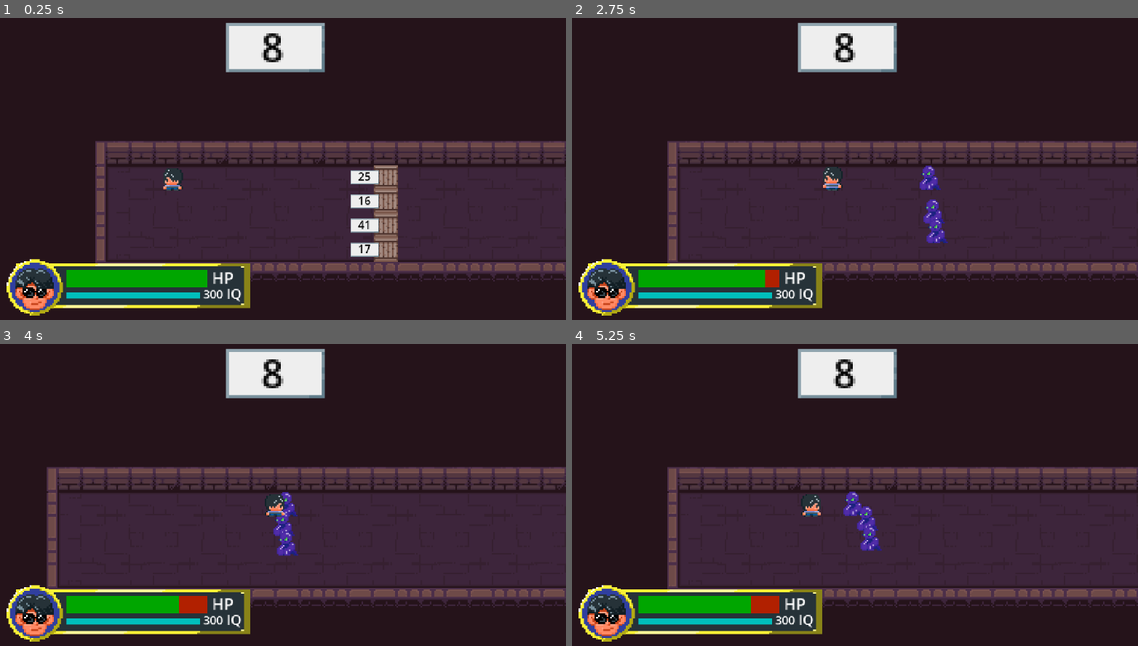
Above: before the commit, frames 1-4 (two rows, left to right).
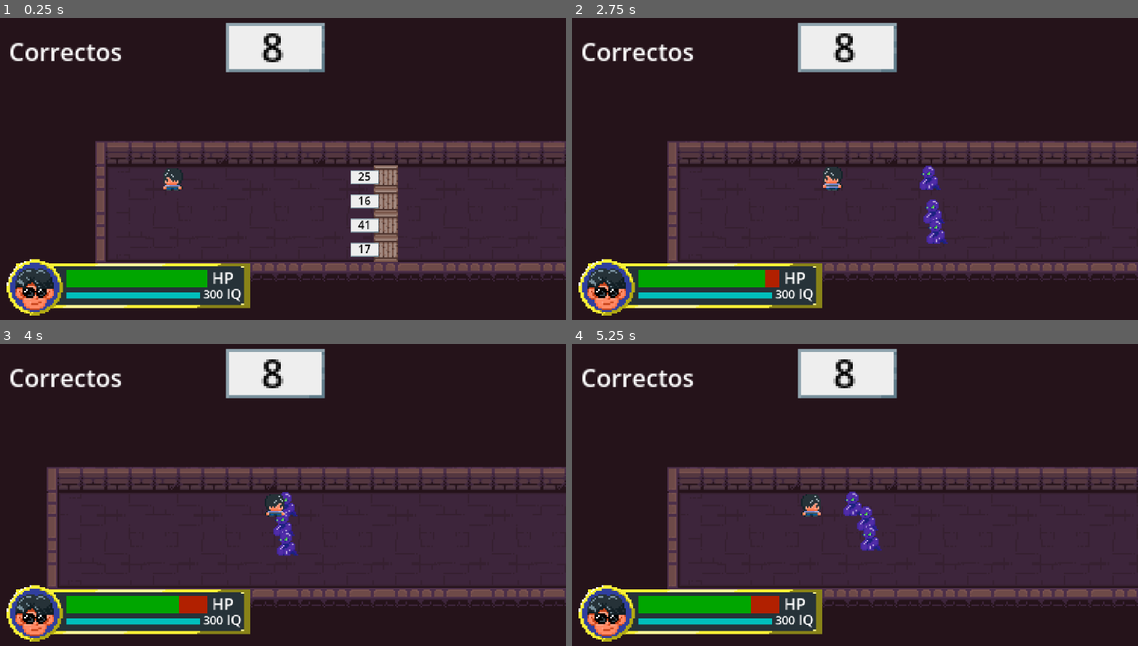
Above: after the commit, the same moments.

Repository: ProgramCarlos234/DU.MATH
Game: Godot game, scene res://Scenas/ScenasEntorno/Nivel1_MoverCajas.tscn
Two runs of this game, one before a commit and one after it. Both use one fixed random seed, a clock stepped at 60 frames per second and the inputs below. This scene is started directly instead of the project's main scene.
Inputs:
- Up to frame 1 (0.25 s): no input
- Up to frame 2 (2.75 s): hold D (Derecha) 0.53-2.03 s; tap J (Interactuar) at 0.6, 1.35, 2.1 s; tap Space (Saltar) at 0.77, 1.52 s; hold A (Izquierda) from 2.03 s (still down)
- Up to frame 3 (4 s): release A (Izquierda) at 2.78 s; hold D (Derecha) from 2.78 s (still down); tap J (Interactuar) at 2.85, 3.6 s; tap Space (Saltar) at 3.02, 3.77 s
- Up to frame 4 (5.25 s): release D (Derecha) at 4.28 s; hold A (Izquierda) 4.28-5.03 s; tap J (Interactuar) at 4.35, 5.1 s; tap Space (Saltar) at 4.52 s; hold D (Derecha) from 5.03 s (still down)

The runs differ from the first frame. In frame 1, 0.6% of the frame differs, in the area x 1-22%, y 8-15%; in frame 2, 0.6%, in the area x 1-67%, y 8-75%; in frame 3, 0.6%; in frame 4, 0.6%.

Commit message:
Guardando cambios

Diff:
--- a/du.math_demo/Scenas/ScenasEntorno/Mapa_juego.tscn
+++ b/du.math_demo/Scenas/ScenasEntorno/Mapa_juego.tscn
@@ -6,6 +6,7 @@
 [ext_resource type="PackedScene" uid="uid://b8wjoy8cfcnxq" path="res://Scenas/ScenasEntorno/EnemigoCajas.tscn" id="3_hgtqa"]
 [ext_resource type="PackedScene" uid="uid://slsrphlw2jq8" path="res://Scenas/ScenasEntorno/Puerta.tscn" id="3_qvcje"]
 [ext_resource type="TileSet" uid="uid://0qbyio30mgda" path="res://Tiles/Mapa_juego.tres" id="5_b3cgw"]
+[ext_resource type="AudioStream" uid="uid://fnuux12mevqd" path="res://Musica/Gameplay_Mini_Mapa_Masterizada.mp3" id="7_hgtqa"]
 
 [node name="Node2D" type="Node2D"]
 
@@ -45,6 +46,14 @@
 [node name="CharacterBody2D" parent="." instance=ExtResource("3_hgtqa")]
 position = Vector2(165, -3)
 
+[node name="AudioStreamPlayer2D" type="AudioStreamPlayer2D" parent="."]
+stream = ExtResource("7_hgtqa")
+autoplay = true
+
+[node name="Area2D3" parent="." instance=ExtResource("3_qvcje")]
+position = Vector2(280, -326)
+Indicador_mundo = 4
+
 [connection signal="body_entered" from="Area2D" to="Jugador" method="_on_area_2d_body_entered"]
 [connection signal="body_exited" from="Area2D" to="Jugador" method="_on_area_2d_body_exited"]
 [connection signal="body_entered" from="Area2D2" to="Jugador" method="_on_area_2d_body_entered"]
--- a/du.math_demo/Scenas/ScenasEntorno/Nivel1_MoverCajas.tscn
+++ b/du.math_demo/Scenas/ScenasEntorno/Nivel1_MoverCajas.tscn
@@ -6,7 +6,6 @@
 [ext_resource type="PackedScene" uid="uid://b8wjoy8cfcnxq" path="res://Scenas/ScenasEntorno/EnemigoCajas.tscn" id="2_0dkpv"]
 [ext_resource type="Texture2D" uid="uid://cg8go5tktbqvc" path="res://Sprites/SpritesEntorno/Numero.png" id="2_6ci3s"]
 [ext_resource type="PackedScene" uid="uid://b02xo6p64xa4r" path="res://Scenas/ScenasEntorno/llave.tscn" id="3_5wgtm"]
-[ext_resource type="PackedScene" uid="uid://slsrphlw2jq8" path="res://Scenas/ScenasEntorno/Puerta.tscn" id="3_6ci3s"]
 [ext_resource type="Texture2D" uid="uid://bqdmf135l8ti2" path="res://Sprites/SpritesEntorno/Dungeon_Tileset.png" id="4_1kf0i"]
 [ext_resource type="PackedScene" uid="uid://r5urwg3eshph" path="res://Scenas/ScenasEntorno/barra_vida.tscn" id="6_2r6pi"]
 [ext_resource type="PackedScene" uid="uid://571umlrh7ht8" path="res://Scenas/ScenasEntorno/cajas.tscn" id="9_k6uwd"]
@@ -172,17 +171,19 @@
 [node name="Interfas" type="Node2D" parent="Camera2D"]
 position = Vector2(0, 7)
 
+[node name="Label" type="Label" parent="Camera2D/Interfas"]
+offset_left = -176.0
+offset_top = -103.0
+offset_right = -101.0
+offset_bottom = -80.0
+text = "Correctos"
+
 [node name="BarraVida" parent="Camera2D" instance=ExtResource("6_2r6pi")]
 position = Vector2(-159, 72)
 scale = Vector2(1.16, 1.16)
 
 [node name="Jugador" parent="." instance=ExtResource("1_0c4c4")]
 position = Vector2(-68, -71)
-
-[node name="Area2D" parent="." instance=ExtResource("3_6ci3s")]
-z_index = -1
-position = Vector2(570, 149)
-Indicador_mundo = 1
 
 [node name="TileMaps" type="TileMap" parent="."]
 format = 2
@@ -191,6 +192,8 @@
 z_index = -2
 tile_map_data = PackedByteArray("AAD7//r/AAABAAAAAAD8//r/AAACAAAAAAD9//r/AAADAAAAAAD+//r/AAAEAAAAAAD///r/AAABAAAAAAAAAP …(63424 unchanged characters)…
 tile_set = SubResource("TileSet_p5rrs")
+collision_enabled = false
+collision_visibility_mode = 1
 
 [node name="PosicionLlave" type="Node2D" parent="."]
 position = Vector2(623, 431)
@@ -481,6 +484,3 @@
 [node name="AudioStreamPlayer2D" type="AudioStreamPlayer2D" parent="."]
 stream = ExtResource("11_2r6pi")
 autoplay = true
-
-[connection signal="body_entered" from="Area2D" to="Jugador" method="_on_area_2d_body_entered"]
-[connection signal="body_exited" from="Area2D" to="Jugador" method="_on_area_2d_body_exited"]
--- a/du.math_demo/Scripts/game_manager.gd
+++ b/du.math_demo/Scripts/game_manager.gd
@@ -15,12 +15,14 @@
 const ENTORNO_RPG = preload("res://Scenas/ScenasEntorno/EntornoRPG.tscn")
 const ENTORNO_PLATAFORMAS = preload("res://Scenas/ScenasEntorno/EntornoPlataformas.tscn")
 const NIVEL_1_MOVER_CAJAS = preload("res://Scenas/ScenasEntorno/Nivel1_MoverCajas.tscn")
+const MAPA_JUEGO_ISLAND = preload("res://Scenas/ScenasEntorno/Mapa_juego_Island.tscn")
 
 var Scenas: Array = [
 	MAPA_JUEGO,
 	ENTORNO_RPG,
 	ENTORNO_PLATAFORMAS,
-	NIVEL_1_MOVER_CAJAS
+	NIVEL_1_MOVER_CAJAS,
+	MAPA_JUEGO_ISLAND
 ]
 # ======================= #
 #        _READY           #
--- a/du.math_demo/Scripts/jugador_rpg.gd
+++ b/du.math_demo/Scripts/jugador_rpg.gd
@@ -35,7 +35,6 @@
 		animated_sprite_2d.play("Idle")
 
 
-
 func aumentar_puntaje():
 	iqDelJugador +=1
 	print("aumentar jug")
Not shown, added: du.math_demo/Musica/Gameplay_Mini_Mapa_Masterizada.mp3.import
Not shown: 1 places in du.math_demo/Scenas/ScenasEntorno/Mapa_juego.tscn that only renumber resources
Not shown: 1 places in du.math_demo/Scenas/ScenasEntorno/Nivel1_MoverCajas.tscn that only renumber resources
Not shown, added: du.math_demo/Musica/Gameplay_Mini_Mapa_Masterizada.mp3
